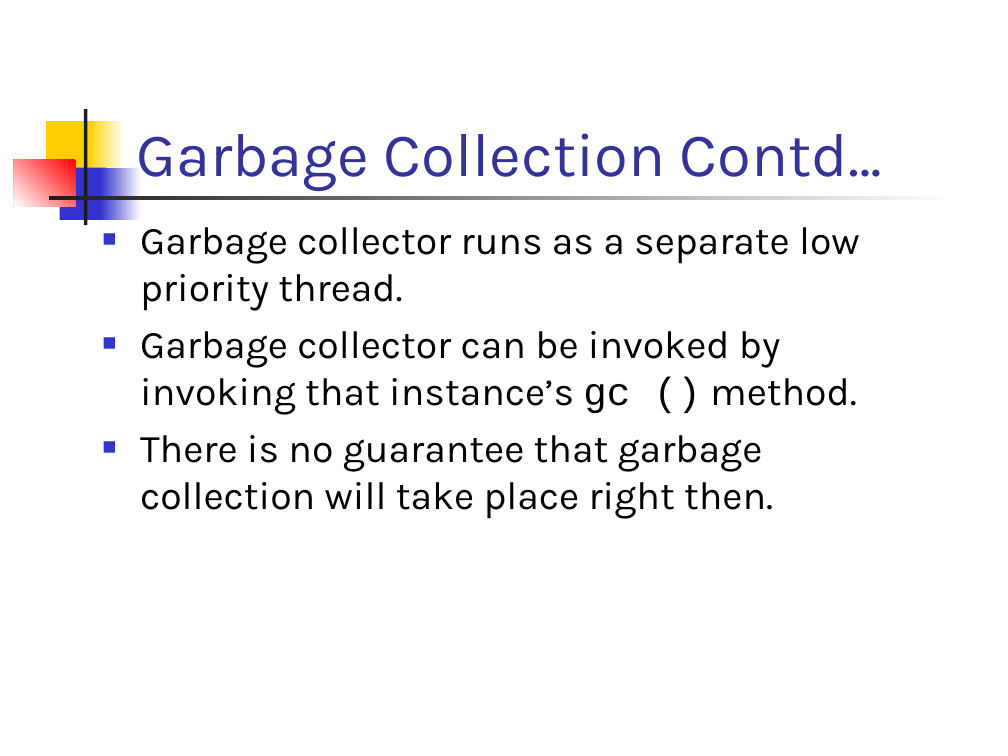
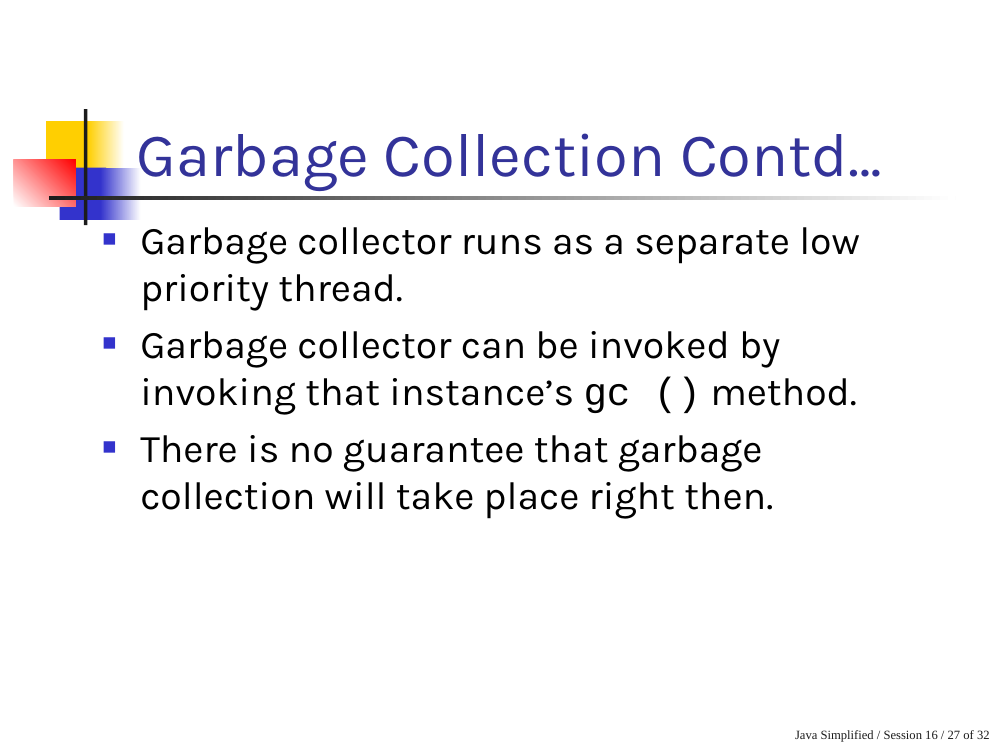
Before and after one commit to ntmanh2112/aptech-sem2-0907e, a slide deck: slide 27 of Lessions/GAJ/Slide/02. More on Thread.ppt. Drawn at 1008x756 pixels with LibreOffice and Linux fonts; fonts in the diff are those of the drawing. Boxes give left, top, right and bottom in pixels: in the first picture for what was removed or moved away, otherwise in the second. Text is boxed around its words. In the diff, an @@ line names an element or a change of style, - is before the commit and + after.

```diff
--- a/Lessions/GAJ/Slide/02. More on Thread.ppt
+++ b/Lessions/GAJ/Slide/02. More on Thread.ppt
@@ text added at [795, 730, 990, 742], 9 pt, text #1C1C1C @@
+Java Simplified / Session 16 / 27 of 32
```
Also in this commit, not shown: 31 other slides changed, 3 other files.
